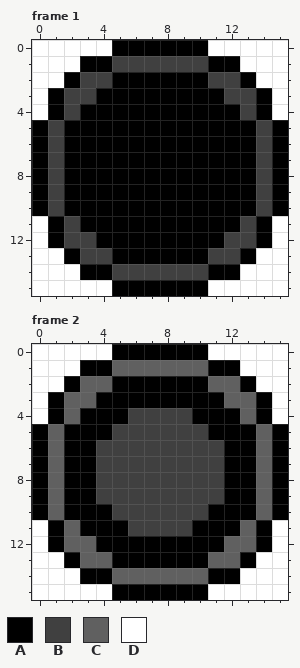
A pixel-art file gets an edit: assets/sprites/characters/pickups/heal_masks.ase. This is how it looked before the edit.
16x16 pixels, 2 frames. Shown: frame 1, frame 2.
Palette (. is transparent): A #000000  B #404040  C #606060  D #ffffff
Pixels before, frame 1, first column x 0:
 0 DDDDDAAAAAADDDDD
 1 DDDAABBBBBBAADDD
 2 DDABBAAAAAABBADD
 3 DABBAAAAAAAABBAD
 4 DABAAAAAAAAAABAD
 5 ABAAAAAAAAAAAABA
 6 ABAAAAAAAAAAAABA
 7 ABAAAAAAAAAAAABA
 8 ABAAAAAAAAAAAABA
 9 ABAAAAAAAAAAAABA
10 ABAAAAAAAAAAAABA
11 DABAAAAAAAAAABAD
12 DABBAAAAAAAABBAD
13 DDABBAAAAAABBADD
14 DDDAABBBBBBAADDD
15 DDDDDAAAAAADDDDD
Pixels before, frame 2, first column x 0:
 0 DDDDDAAAAAADDDDD
 1 DDDAACCCCCCAADDD
 2 DDACCAAAAAACCADD
 3 DACCAAAAAAAACCAD
 4 DACAAABBBBAAACAD
 5 ACAAABBBBBBAAACA
 6 ACAABBBBBBBBAACA
 7 ACAABBBBBBBBAACA
 8 ACAABBBBBBBBAACA
 9 ACAABBBBBBBBAACA
10 ACAAABBBBBBAAACA
11 DACAAABBBBAAACAD
12 DACCAAAAAAAACCAD
13 DDACCAAAAAACCADD
14 DDDAACCCCCCAADDD
15 DDDDDAAAAAADDDDD
The same view after the edit:
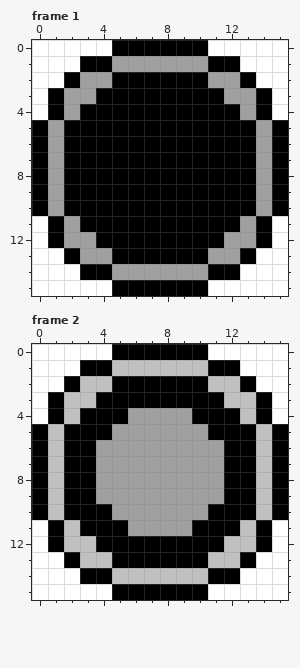
Diff:
colour B: #404040 -> #a0a0a0
colour C: #606060 -> #c0c0c0
Boxes around the changes in both pictures, in picture pixels (x1, y1, x2, y2):
changed: (48, 56, 272, 280)
changed: (48, 360, 272, 584)
